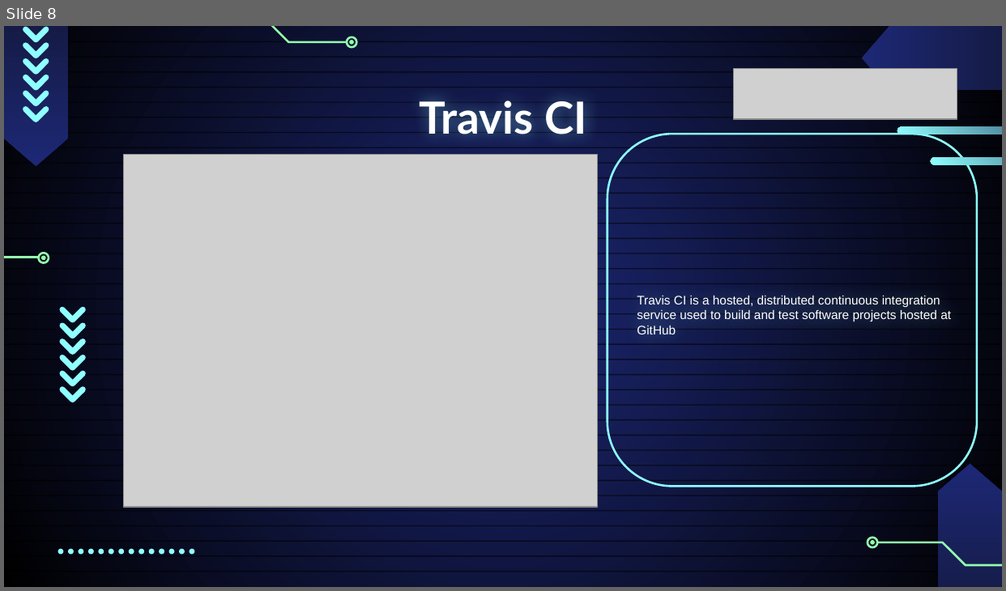
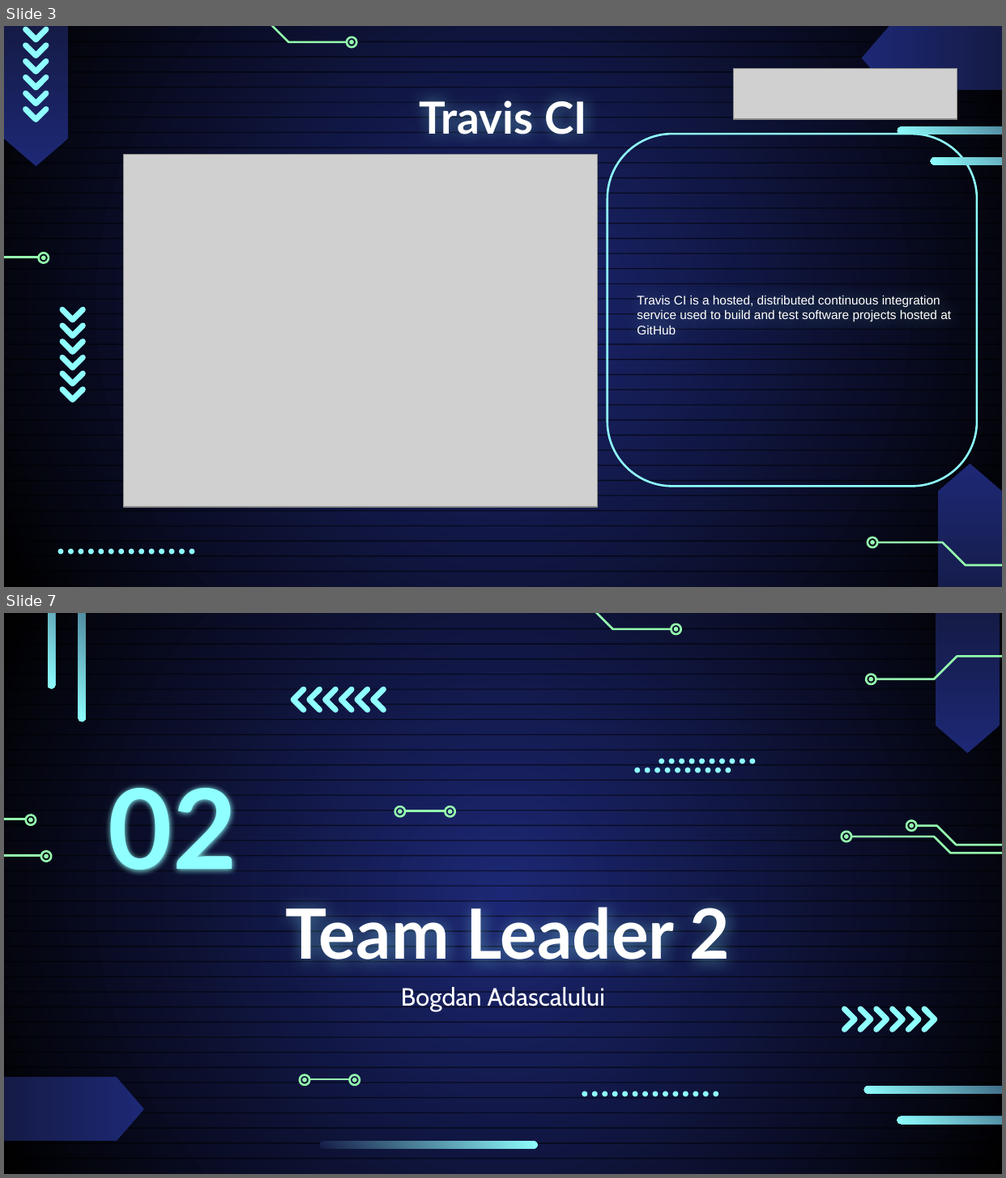
Before and after one commit to checkmate-group/coursework, a slide deck: documents/presentations/sprint_3_presentation.pptx. Shown one above the other, each under a label of ours: slide 8 before the commit, slides 3 and 7 after it; the slides between them are not shown. The pictures are 1006x591 and 1006x1178 pixels, drawn with LibreOffice and Linux fonts; fonts in the diff are those of the drawing; grey boxes stand for pictures. Boxes give left, top, right and bottom in pixels: in the first picture for what was removed or moved away, otherwise in the second. Text is boxed around its words. In the diff, an @@ line names an element or a change of style, - is before the commit and + after.

```diff
--- a/documents/presentations/sprint_3_presentation.pptx
+++ b/documents/presentations/sprint_3_presentation.pptx
@@ slide 7 added at [4, 613, 1002, 1174], background gradient #1D2875 to #000000; not listed: 36 template elements that a slide beside it also shows @@
@@ rounded rectangle added at [49, 613, 55, 688], fill gradient #151B46 to #8FFFFF @@
@@ rounded rectangle added at [79, 613, 85, 722], fill gradient #151B46 to #8FFFFF @@
@@ freeform shape added at [525, 613, 671, 629], outline #95FFAE 1.5 pt @@
@@ freeform shape added at [671, 624, 680, 634], outline #95FFAE 1.5 pt @@
@@ freeform shape added at [674, 627, 679, 632], fill #95FFAE @@
@@ flow chart offpage connector added at [935, 613, 999, 752], fill gradient #1D2875 to #151B46 @@
@@ freeform shape added at [876, 656, 1002, 679], outline #95FFAE 1.5 pt @@
@@ freeform shape added at [866, 674, 876, 683], outline #95FFAE 1.5 pt @@
@@ freeform shape added at [868, 677, 873, 682], fill #95FFAE @@
@@ group added at [291, 687, 387, 713]: 6 freeform shapes @@
@@ title added at [108, 780, 237, 887], 80 pt, text #8FFFFF, bold @@
+02
@@ group added at [635, 759, 756, 773]: 20 ellipses @@
@@ freeform shape added at [4, 819, 25, 819], outline #95FFAE 1.5 pt @@
@@ freeform shape added at [25, 815, 36, 825], outline #95FFAE 1.5 pt @@
@@ freeform shape added at [28, 818, 33, 823], fill #95FFAE @@
@@ group added at [395, 807, 455, 818]: 5 freeform shapes @@
@@ group added at [842, 820, 1002, 853]: 6 freeform shapes @@
@@ freeform shape added at [41, 851, 52, 862], outline #95FFAE 1.5 pt @@
@@ freeform shape added at [44, 854, 49, 858], fill #95FFAE @@
@@ freeform shape added at [4, 856, 40, 856], outline #95FFAE 1.5 pt @@
@@ title added at [286, 901, 731, 963], 50 pt, text #FFFFFF, bold @@
+Team Leader 2
@@ subtitle added at [401, 987, 605, 1012], 18 pt, text #FFFFFF @@
+Bogdan Adascalului
@@ group added at [842, 1006, 938, 1032]: 6 freeform shapes @@
@@ flow chart offpage connector added at [4, 1077, 143, 1141], fill gradient #1D2875 to #151B46 @@
@@ group added at [300, 1075, 360, 1086]: 5 freeform shapes @@
@@ group added at [582, 1091, 718, 1097]: 14 ellipses @@
@@ rounded rectangle added at [864, 1086, 1002, 1093], fill gradient #151B46 to #8FFFFF @@
@@ rounded rectangle added at [897, 1117, 1002, 1124], fill gradient #151B46 to #8FFFFF @@
@@ rounded rectangle added at [319, 1142, 537, 1149], fill gradient #151B46 to #8FFFFF @@
@@ what was slide 8 is now slide 3 @@
```
Also in this commit, not shown: 1 slide changed, 5 other slides added, 10 slides removed.
